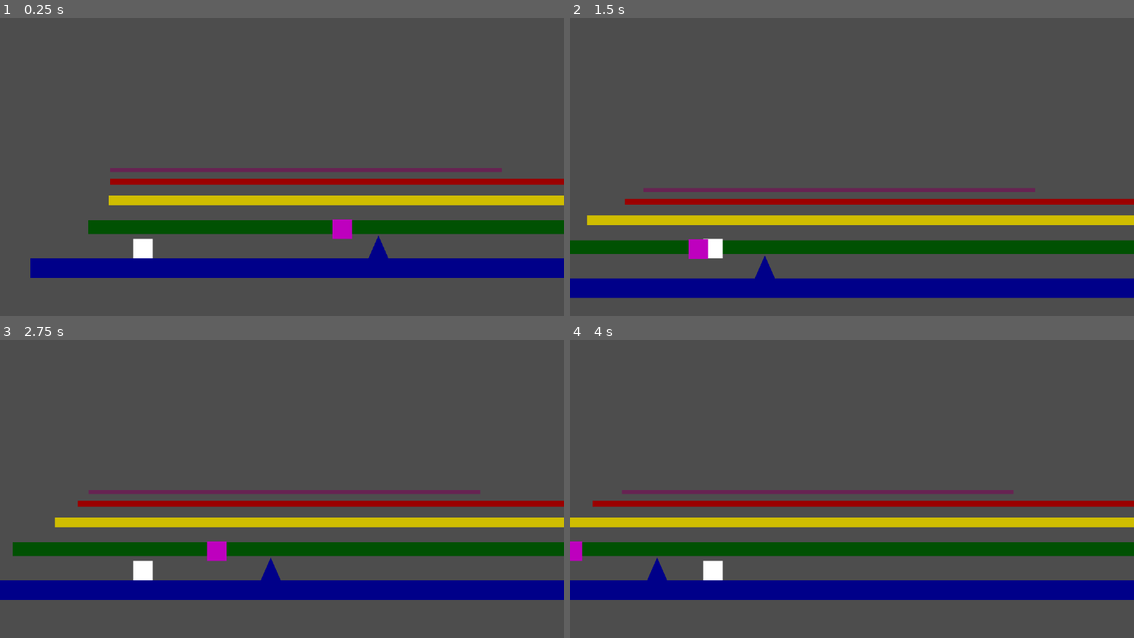
Above: before the commit, frames 1-4 (two rows, left to right).
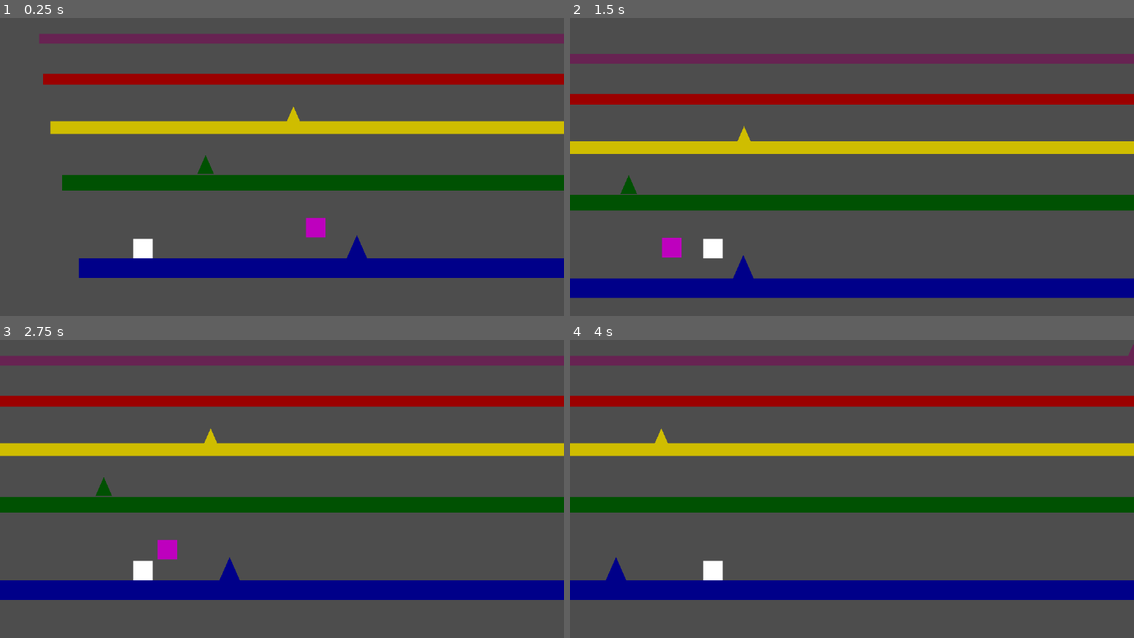
Above: after the commit, the same moments.

Repository: thomasWkr/pogoland
Game: Godot game, scene res://Main.tscn
The game is run twice, just before and just after one commit, with the same random seed, the same clock (stepped at 60 frames per second) and the same inputs.
Inputs:
- Up to frame 1 (0.25 s): no input
- Up to frame 2 (1.5 s): tap Left (Lift Layer) at 0.6, 1.35 s; tap Up (jump) at 0.77 s
- Up to frame 3 (2.75 s): tap Up (jump) at 1.52 s; tap Left (Lift Layer) at 2.1 s
- Up to frame 4 (4 s): tap Left (Lift Layer) at 2.85, 3.6 s; tap Up (jump) at 3.02, 3.77 s

The runs differ from the first frame. In frame 1, 24% of the frame differs, in the area x 5-100%, y 5-88%; in frame 2, 26%; in frame 3, 26%; in frame 4, 26%, in the area x 0-100%, y 1-81%.

Commit message:
new parallax

Diff:
--- a/Main.tscn
+++ b/Main.tscn
@@ -1,26 +1,20 @@
-[gd_scene load_steps=9 format=3 uid="uid://ct8ydp7ks7cey"]
+[gd_scene load_steps=8 format=3 uid="uid://ct8ydp7ks7cey"]
 
 [ext_resource type="PackedScene" uid="uid://dfv2ftw51vnwq" path="res://Scenes/Characters/PC.tscn" id="1_gv52n"]
 [ext_resource type="PackedScene" uid="uid://cwup8c5bfvvam" path="res://Scenes/Objects/Layer1.tscn" id="2_15wjp"]
 [ext_resource type="PackedScene" uid="uid://b7vxrnjl3jj85" path="res://Scenes/Characters/Bird.tscn" id="3_grvl2"]
-[ext_resource type="PackedScene" uid="uid://ev6c8pcaj0kp" path="res://Scenes/Objects/layer_2.tscn" id="4_ps0t1"]
-[ext_resource type="PackedScene" uid="uid://mbv8mcxko8r" path="res://Scenes/Objects/layer_3.tscn" id="5_oopqg"]
-[ext_resource type="PackedScene" uid="uid://muxd3ux7fyyo" path="res://Scenes/Objects/layer_4.tscn" id="6_stnae"]
-[ext_resource type="PackedScene" uid="uid://b2adu5khviyyh" path="res://Scenes/Objects/layer_5.tscn" id="7_myrnp"]
-[ext_resource type="PackedScene" uid="uid://cp2kndnmebkxw" path="res://Scenes/Objects/Spike.tscn" id="8_d5p0p"]
+[ext_resource type="PackedScene" uid="uid://f03khr11yust" path="res://Scenes/Objects/Layer2.tscn" id="4_ps0t1"]
+[ext_resource type="PackedScene" uid="uid://mbv8mcxko8r" path="res://Scenes/Objects/Layer3.tscn" id="5_oopqg"]
+[ext_resource type="PackedScene" uid="uid://muxd3ux7fyyo" path="res://Scenes/Objects/Layer4.tscn" id="6_stnae"]
+[ext_resource type="PackedScene" uid="uid://ddwewto08vhwb" path="res://Scenes/Objects/Layer5.tscn" id="7_myrnp"]
 
 [node name="Main" type="Node2D"]
 
 [node name="Pc" parent="." instance=ExtResource("1_gv52n")]
-position = Vector2(-16, -19)
+position = Vector2(38, -20)
 
-[node name="Box" parent="." instance=ExtResource("2_15wjp")]
-position = Vector2(-151, 28)
-scale = Vector2(100, 1)
-
-[node name="Spike" parent="." instance=ExtResource("8_d5p0p")]
-position = Vector2(560, 9)
-color = "000089"
+[node name="Layer1" parent="." instance=ExtResource("2_15wjp")]
+position = Vector2(2, 31)
 
 [node name="Bird" parent="." instance=ExtResource("3_grvl2")]
 position = Vector2(479, -52)
@@ -28,29 +22,29 @@
 [node name="ParallaxBackground" type="ParallaxBackground" parent="."]
 
 [node name="ParallaxLayer" type="ParallaxLayer" parent="ParallaxBackground"]
-motion_scale = Vector2(0.7, 1)
+motion_scale = Vector2(0.8, 1)
 
 [node name="Layer2" parent="ParallaxBackground/ParallaxLayer" instance=ExtResource("4_ps0t1")]
-position = Vector2(31, -50)
-scale = Vector2(70, 0.7)
+position = Vector2(0, -140)
+scale = Vector2(0.8, 0.8)
 
 [node name="ParallaxLayer2" type="ParallaxLayer" parent="ParallaxBackground"]
+motion_scale = Vector2(0.65, 1)
+
+[node name="Layer3" parent="ParallaxBackground/ParallaxLayer2" instance=ExtResource("5_oopqg")]
+position = Vector2(0, -250)
+scale = Vector2(0.65, 0.65)
+
+[node name="ParallaxLayer3" type="ParallaxLayer" parent="ParallaxBackground"]
+motion_scale = Vector2(0.55, 1)
+
+[node name="Layer4" parent="ParallaxBackground/ParallaxLayer3" instance=ExtResource("6_stnae")]
+position = Vector2(1, -347)
+scale = Vector2(0.55, 0.55)
+
+[node name="ParallaxLayer4" type="ParallaxLayer" parent="ParallaxBackground"]
 motion_scale = Vector2(0.5, 1)
 
-[node name="Layer2" parent="ParallaxBackground/ParallaxLayer2" instance=ExtResource("5_oopqg")]
-position = Vector2(116, -101)
-scale = Vector2(50, 0.5)
-
-[node name="ParallaxLayer3" type="ParallaxLayer" parent="ParallaxBackground"]
-motion_scale = Vector2(0.3, 1)
-
-[node name="Layer3" parent="ParallaxBackground/ParallaxLayer3" instance=ExtResource("6_stnae")]
-position = Vector2(161, -135)
-scale = Vector2(30, 0.3)
-
-[node name="ParallaxLayer4" type="ParallaxLayer" parent="ParallaxBackground"]
-motion_scale = Vector2(0.2, 1)
-
-[node name="Layer4" parent="ParallaxBackground/ParallaxLayer4" instance=ExtResource("7_myrnp")]
-position = Vector2(182, -157)
-scale = Vector2(20, 0.2)
+[node name="Layer5" parent="ParallaxBackground/ParallaxLayer4" instance=ExtResource("7_myrnp")]
+position = Vector2(1, -429)
+scale = Vector2(0.5, 0.5)
--- a/Scenes/Objects/Layer1.tscn
+++ b/Scenes/Objects/Layer1.tscn
@@ -1,18 +1,25 @@
-[gd_scene load_steps=3 format=3 uid="uid://cwup8c5bfvvam"]
+[gd_scene load_steps=4 format=3 uid="uid://cwup8c5bfvvam"]
 
-[ext_resource type="Script" path="res://Scenes/Objects/layer_1.gd" id="1_7ta1d"]
+[ext_resource type="Script" path="res://Scenes/Objects/Layer1.gd" id="1_7ta1d"]
+[ext_resource type="PackedScene" uid="uid://cp2kndnmebkxw" path="res://Scenes/Objects/Spike.tscn" id="2_mnu40"]
 
 [sub_resource type="RectangleShape2D" id="RectangleShape2D_k5yga"]
-size = Vector2(39, 40)
+size = Vector2(3.999e+08, 40)
 
 [node name="Layer1" type="StaticBody2D"]
 script = ExtResource("1_7ta1d")
 
 [node name="CollisionShape2D" type="CollisionShape2D" parent="."]
-position = Vector2(20.5, 20)
+position = Vector2(2000.5, 20)
+scale = Vector2(1e-05, 1)
 shape = SubResource("RectangleShape2D_k5yga")
 
 [node name="ColorRect" type="ColorRect" parent="."]
 offset_right = 40.0
 offset_bottom = 40.0
+scale = Vector2(100, 1)
 color = Color(1.8771e-06, 0, 0.537136, 1)
+
+[node name="Spike" parent="." instance=ExtResource("2_mnu40")]
+position = Vector2(568, -20)
+color = "000089"
--- /dev/null
+++ b/Scenes/Objects/Layer2.tscn
@@ -0,0 +1,23 @@
+[gd_scene load_steps=3 format=3 uid="uid://f03khr11yust"]
+
+[ext_resource type="PackedScene" uid="uid://cp2kndnmebkxw" path="res://Scenes/Objects/Spike.tscn" id="2_soq7l"]
+
+[sub_resource type="RectangleShape2D" id="RectangleShape2D_0anqs"]
+size = Vector2(40, 40)
+
+[node name="Layer2" type="StaticBody2D"]
+
+[node name="ColorRect" type="ColorRect" parent="."]
+offset_right = 40.0
+offset_bottom = 40.0
+scale = Vector2(100, 1)
+color = Color(0, 0.317647, 0.00784314, 1)
+
+[node name="CollisionShape2D" type="CollisionShape2D" parent="."]
+position = Vector2(2000, 20)
+scale = Vector2(100, 1)
+shape = SubResource("RectangleShape2D_0anqs")
+
+[node name="Spike" parent="." instance=ExtResource("2_soq7l")]
+position = Vector2(366, -23)
+color = "005102"
--- a/Scenes/Objects/layer_3.tscn
+++ b/Scenes/Objects/Layer3.tscn
@@ -1,4 +1,6 @@
-[gd_scene load_steps=2 format=3 uid="uid://mbv8mcxko8r"]
+[gd_scene load_steps=3 format=3 uid="uid://mbv8mcxko8r"]
+
+[ext_resource type="PackedScene" uid="uid://cp2kndnmebkxw" path="res://Scenes/Objects/Spike.tscn" id="1_6pqpt"]
 
 [sub_resource type="RectangleShape2D" id="RectangleShape2D_pjyye"]
 size = Vector2(39, 40)
@@ -6,10 +8,16 @@
 [node name="Layer3" type="StaticBody2D"]
 
 [node name="CollisionShape2D" type="CollisionShape2D" parent="."]
-position = Vector2(20.5, 20)
+position = Vector2(1950, 20)
+scale = Vector2(100, 1)
 shape = SubResource("RectangleShape2D_pjyye")
 
 [node name="ColorRect" type="ColorRect" parent="."]
 offset_right = 40.0
 offset_bottom = 40.0
+scale = Vector2(100, 1)
 color = Color(0.813123, 0.742131, 1.54018e-06, 1)
+
+[node name="Spike" parent="." instance=ExtResource("1_6pqpt")]
+position = Vector2(763, -19)
+color = "cfbd00"
--- a/Scenes/Objects/layer_4.tscn
+++ b/Scenes/Objects/Layer4.tscn
@@ -1,4 +1,6 @@
-[gd_scene load_steps=2 format=3 uid="uid://muxd3ux7fyyo"]
+[gd_scene load_steps=3 format=3 uid="uid://muxd3ux7fyyo"]
+
+[ext_resource type="PackedScene" uid="uid://cp2kndnmebkxw" path="res://Scenes/Objects/Spike.tscn" id="1_0hd8o"]
 
 [sub_resource type="RectangleShape2D" id="RectangleShape2D_pjyye"]
 size = Vector2(39, 40)
@@ -6,10 +8,16 @@
 [node name="Layer4" type="StaticBody2D"]
 
 [node name="CollisionShape2D" type="CollisionShape2D" parent="."]
-position = Vector2(20.5, 20)
+position = Vector2(1950, 20)
+scale = Vector2(100, 1)
 shape = SubResource("RectangleShape2D_pjyye")
 
 [node name="ColorRect" type="ColorRect" parent="."]
 offset_right = 40.0
 offset_bottom = 40.0
+scale = Vector2(100, 1)
 color = Color(0.605674, 1.31156e-06, 2.88785e-07, 1)
+
+[node name="Spike" parent="." instance=ExtResource("1_0hd8o")]
+position = Vector2(2806, -22)
+color = "9a0000"
--- /dev/null
+++ b/Scenes/Objects/Layer5.tscn
@@ -0,0 +1,22 @@
+[gd_scene load_steps=3 format=3 uid="uid://ddwewto08vhwb"]
+
+[ext_resource type="PackedScene" uid="uid://cp2kndnmebkxw" path="res://Scenes/Objects/Spike.tscn" id="1_a8tjr"]
+
+[sub_resource type="RectangleShape2D" id="RectangleShape2D_omyqs"]
+size = Vector2(4000, 40)
+
+[node name="Layer5" type="StaticBody2D"]
+
+[node name="CollisionShape2D" type="CollisionShape2D" parent="."]
+position = Vector2(2000, 20)
+shape = SubResource("RectangleShape2D_omyqs")
+
+[node name="ColorRect" type="ColorRect" parent="."]
+offset_right = 40.0
+offset_bottom = 40.0
+scale = Vector2(100, 1)
+color = Color(0.403922, 0.137255, 0.321569, 1)
+
+[node name="Spike" parent="." instance=ExtResource("1_a8tjr")]
+position = Vector2(2775, -20)
+color = "672352"
--- a/Scenes/Objects/layer_2.gd
+++ /dev/null
@@ -1,11 +0,0 @@
-extends StaticBody2D
-
-var current_layer = 2
-
-# Called when the node enters the scene tree for the first time.
-func _ready() -> void:
-	pass # Replace with function body.
-
-# Called every frame. 'delta' is the elapsed time since the previous frame.
-func _process(_delta: float) -> void:
-	pass
--- a/Scenes/Objects/layer_2.tscn
+++ /dev/null
@@ -1,18 +0,0 @@
-[gd_scene load_steps=3 format=3 uid="uid://ev6c8pcaj0kp"]
-
-[ext_resource type="Script" path="res://Scenes/Objects/layer_2.gd" id="1_j2b6d"]
-
-[sub_resource type="RectangleShape2D" id="RectangleShape2D_pjyye"]
-size = Vector2(39, 40)
-
-[node name="Layer2" type="StaticBody2D"]
-script = ExtResource("1_j2b6d")
-
-[node name="CollisionShape2D" type="CollisionShape2D" parent="."]
-position = Vector2(20.5, 20)
-shape = SubResource("RectangleShape2D_pjyye")
-
-[node name="ColorRect" type="ColorRect" parent="."]
-offset_right = 40.0
-offset_bottom = 40.0
-color = Color(1.08294e-07, 0.31649, 0.00688308, 1)
--- a/Scenes/Objects/layer_5.tscn
+++ /dev/null
@@ -1,15 +0,0 @@
-[gd_scene load_steps=2 format=3 uid="uid://b2adu5khviyyh"]
-
-[sub_resource type="RectangleShape2D" id="RectangleShape2D_pjyye"]
-size = Vector2(39, 40)
-
-[node name="Layer5" type="StaticBody2D"]
-
-[node name="CollisionShape2D" type="CollisionShape2D" parent="."]
-position = Vector2(20.5, 20)
-shape = SubResource("RectangleShape2D_pjyye")
-
-[node name="ColorRect" type="ColorRect" parent="."]
-offset_right = 40.0
-offset_bottom = 40.0
-color = Color(0.404876, 0.136623, 0.323177, 1)
--- a/Scenes/Objects/spike.gd
+++ b/Scenes/Objects/spike.gd
@@ -17,3 +17,4 @@
 func _on_body_entered(body: Node2D) -> void:
 	if(body.name == 'Pc'):
 		body.got_hit = true
+		print(polygon.color)
Renamed: Scenes/Objects/layer_1.gd -> Scenes/Objects/Layer1.gd
